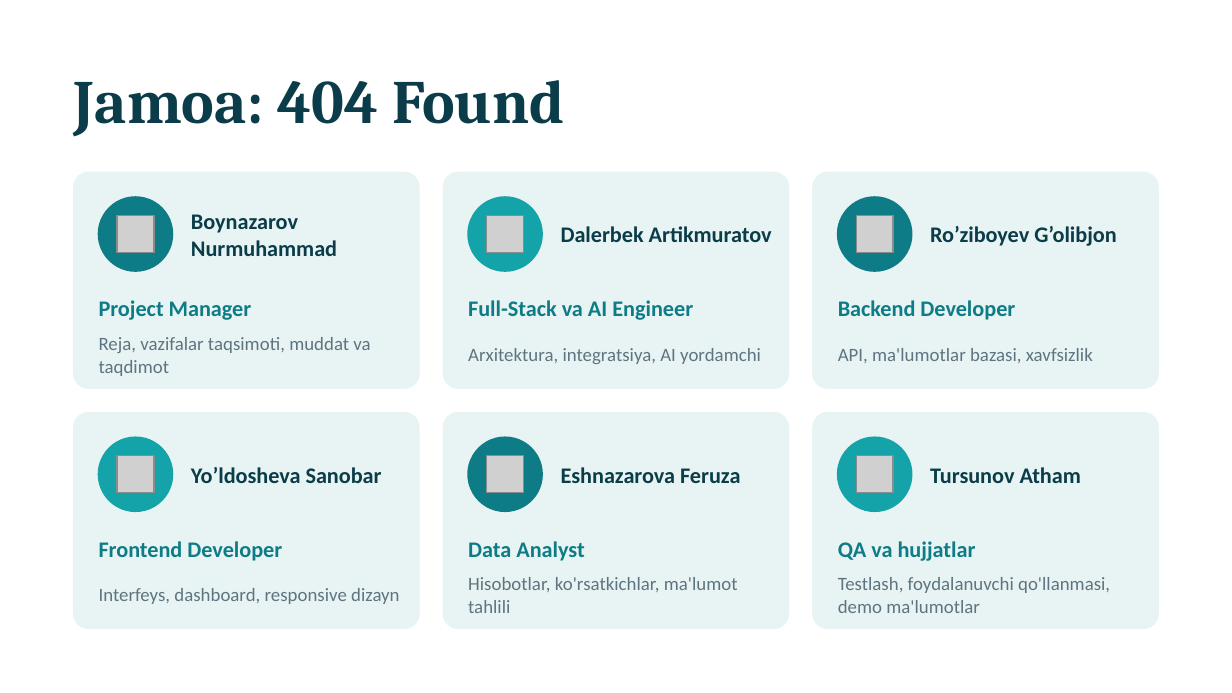
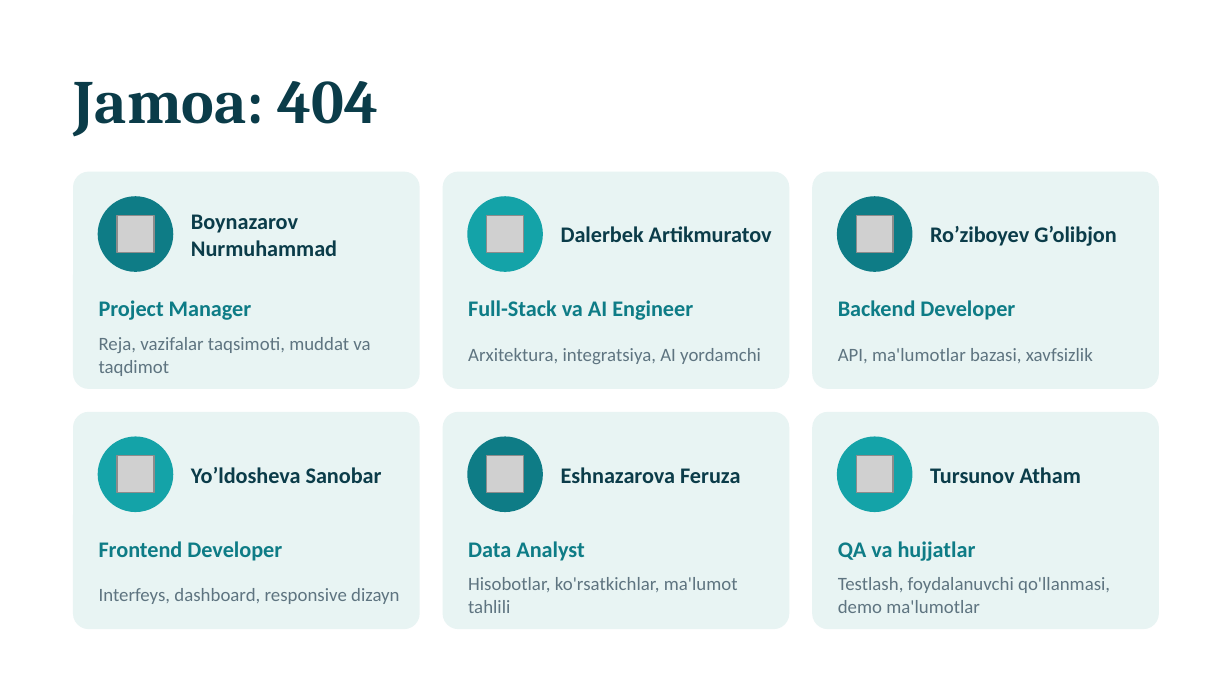
Before and after one commit to artikmuratovdev/InvenTrack, a slide deck: slide 15 of presentation/InvenTrack-Pitch.pptx. Drawn at 1232x693 pixels with LibreOffice and Linux fonts; fonts in the diff are those of the drawing; grey boxes stand for pictures. Boxes give left, top, right and bottom in pixels: in the first picture for what was removed or moved away, otherwise in the second. Text is boxed around its words. In the diff, an @@ line names an element or a change of style, - is before the commit and + after.

```diff
--- a/presentation/InvenTrack-Pitch.pptx
+++ b/presentation/InvenTrack-Pitch.pptx
@@ text at (74, 81, 379, 136): text changed @@
-Jamoa: 404 Found
+Jamoa: 404
```
Also in this commit, not shown: 1 other slide changed.
